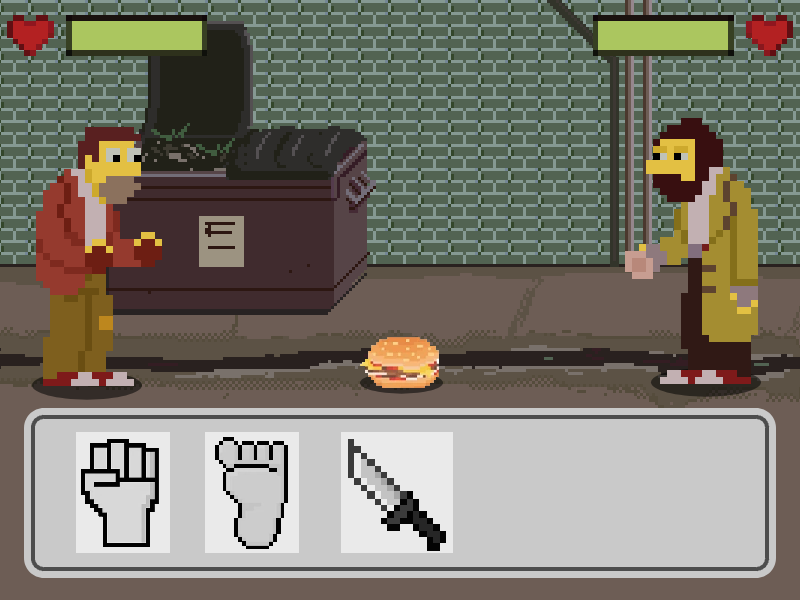
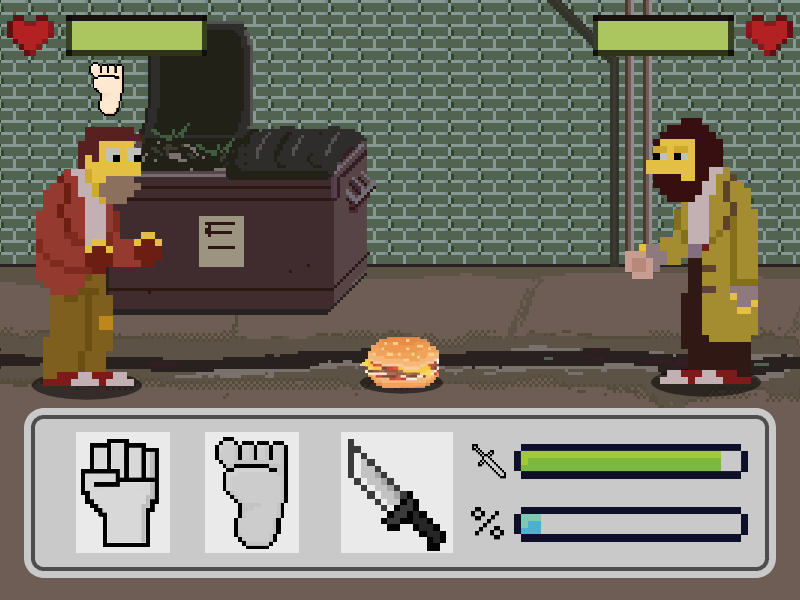
Layered file, before and after one edit (800×600). Changes by layer:
added layer "Layer 16" above "Stab" over [89, 62, 124, 116]
added group "Stab" with 4 layers above "Kick" over [471, 444, 748, 542]
added layer "Sword" (1st of 4, in "Stab") in group "Stab" over [472, 444, 506, 478]
added layer "Green" (1st of 4, in "Stab") in group "Stab" over [514, 444, 748, 479]
added layer "Blue" (1st of 4, in "Stab") in group "Stab" over [514, 507, 748, 542]
added layer "%" (1st of 4, in "Stab") in group "Stab" over [471, 507, 504, 539]
